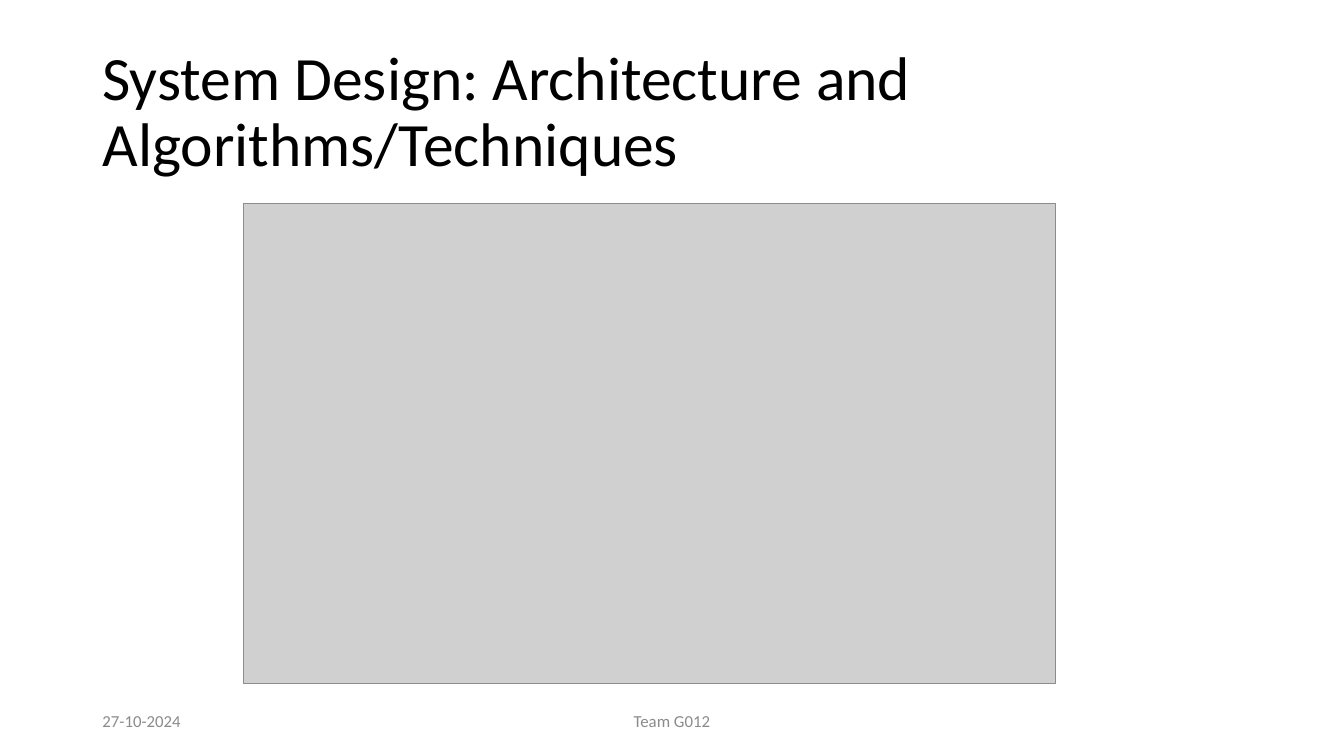
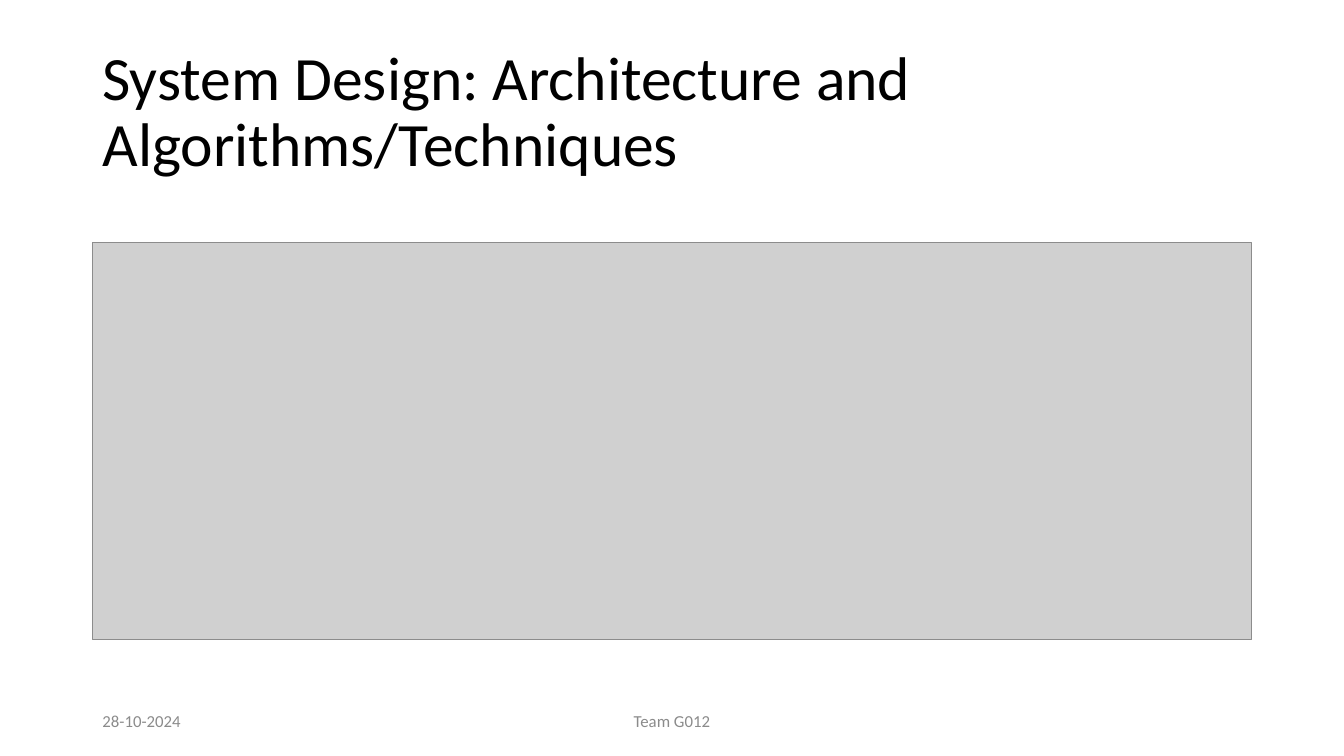
Before and after one commit to akhilswarop/RAG, a slide deck: slide 23 of Review 2/Review 2.pptx (slide 8 before the commit). Drawn at 1344x756 pixels with LibreOffice and Linux fonts; fonts in the diff are those of the drawing; grey boxes stand for pictures. Boxes give left, top, right and bottom in pixels: in the first picture for what was removed or moved away, otherwise in the second. Text is boxed around its words. In the diff, an @@ line names an element or a change of style, - is before the commit and + after.

```diff
--- a/Review 2/Review 2.pptx
+++ b/Review 2/Review 2.pptx
@@ picture: place and size @@
-picture at (244,204,1057,684)
+picture at (93,243,1252,640)
@@ text at (102,715,180,727): text changed @@
-27-10-2024
+28-10-2024
```
Also in this commit, not shown: 2 other slides changed, 21 slides added, 6 slides removed, 1 other file.
